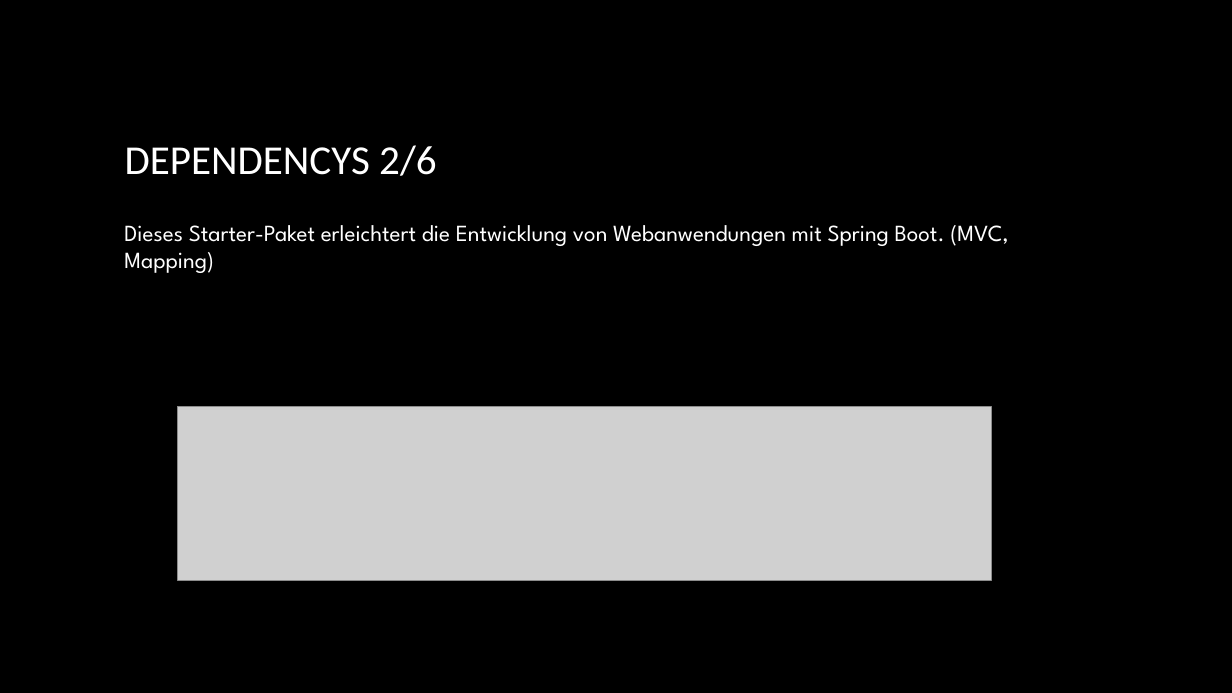
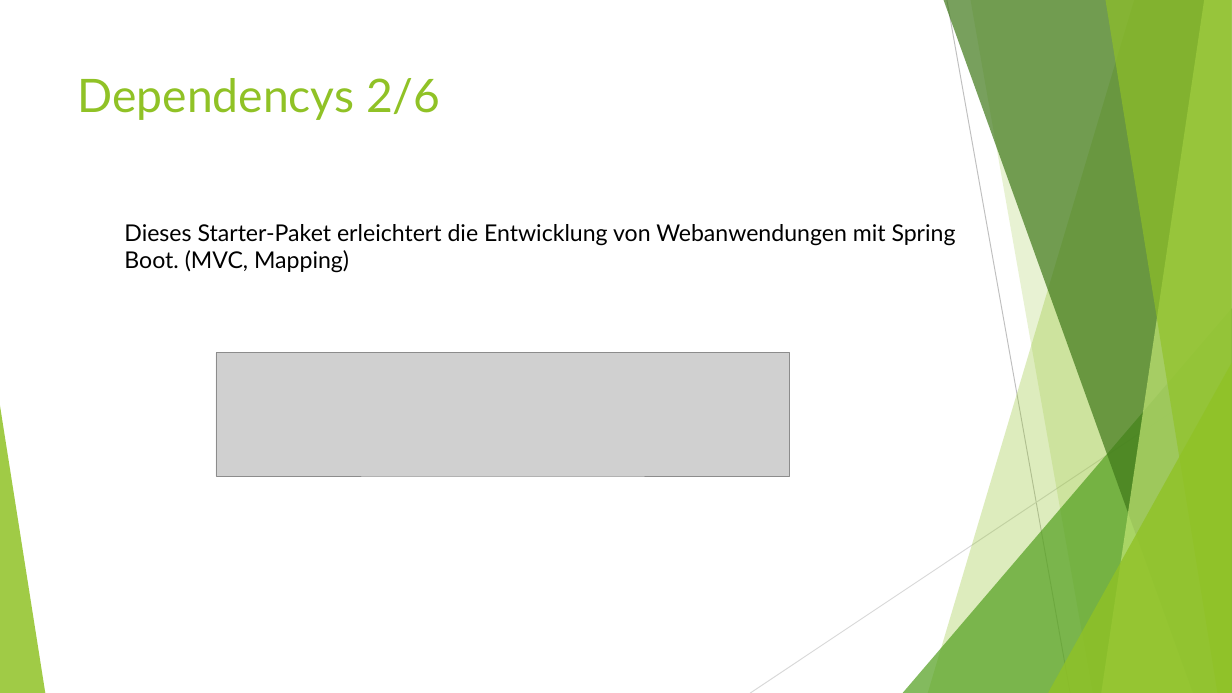
Before and after one commit to NebelNite/Passwortmanager, a slide deck: slide 10 of Passwortmanager.pptx (slide 8 before the commit). Drawn at 1232x693 pixels with LibreOffice and Linux fonts; fonts in the diff are those of the drawing; grey boxes stand for pictures; background and template pictures are left out. Boxes give left, top, right and bottom in pixels: in the first picture for what was removed or moved away, otherwise in the second. Text is boxed around its words. In the diff, an @@ line names an element or a change of style, - is before the commit and + after.

```diff
--- a/Passwortmanager.pptx
+++ b/Passwortmanager.pptx
@@ background picture (left out) to #FFFFFF @@
@@ title "Dependencys 2/6" at [78,78,440,120]: vertical alignment middle to top @@
@@ title at [78,78,440,120]: text changed; size 32 to 36 pt; font Calibri to Lato; text colour gradient #FFFFFF to #A6A6A6 to #90C226 @@
-DEPENDENCYS 2/6
+Dependencys 2/6
@@ text "Dieses Starter-Paket erleichtert die Entwicklung ..." at [124,224,956,273]: font League Spartan to Lato, text colour #FFFFFF to #000000 @@
@@ picture: place and size @@
-picture at [178,407,992,581]
+picture at [216,353,790,476]
@@ group added at [0,0,1232,693]: 5 freeform shapes, 3 triangles, 2 lines @@
```
Also in this commit, not shown: 18 other slides changed, 4 slides added, 1 slide removed, 1 other file.
